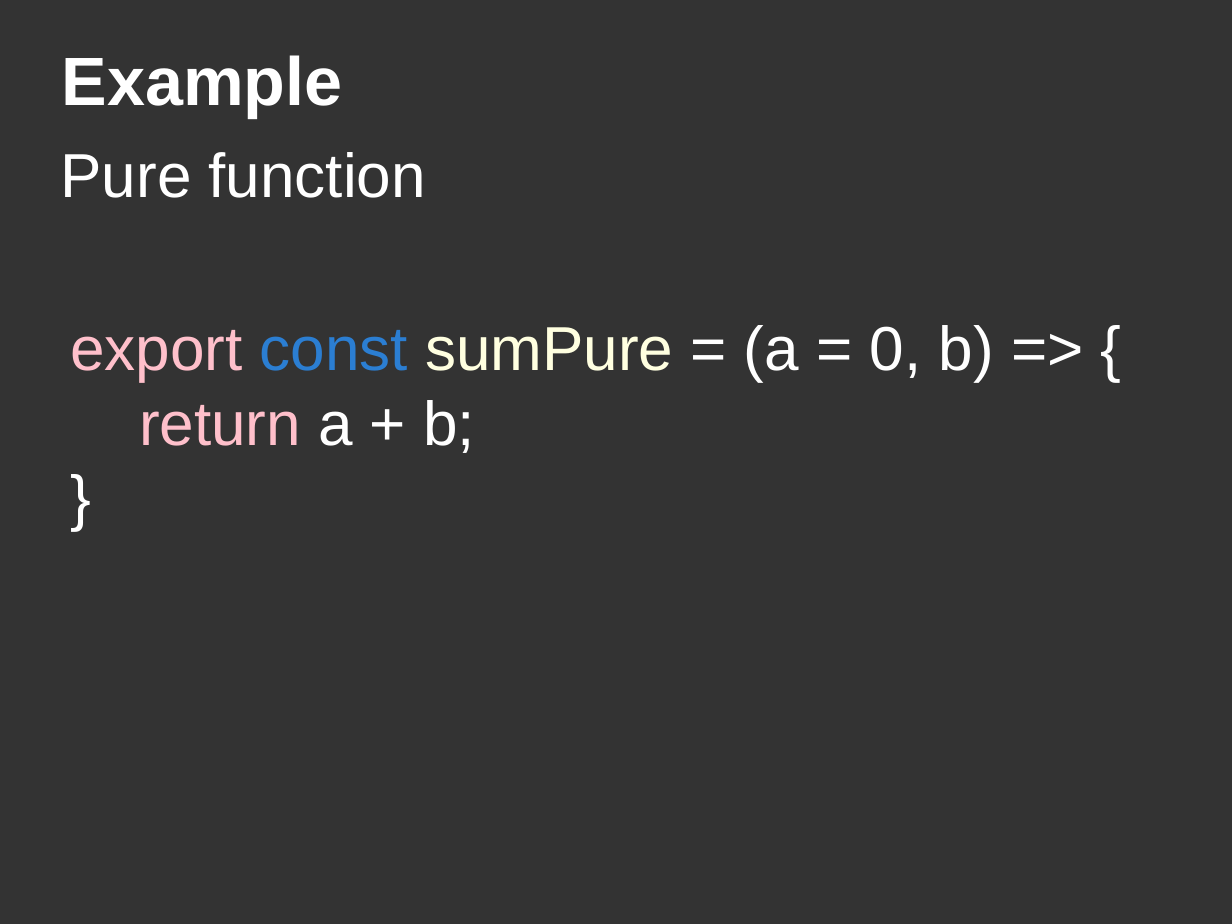
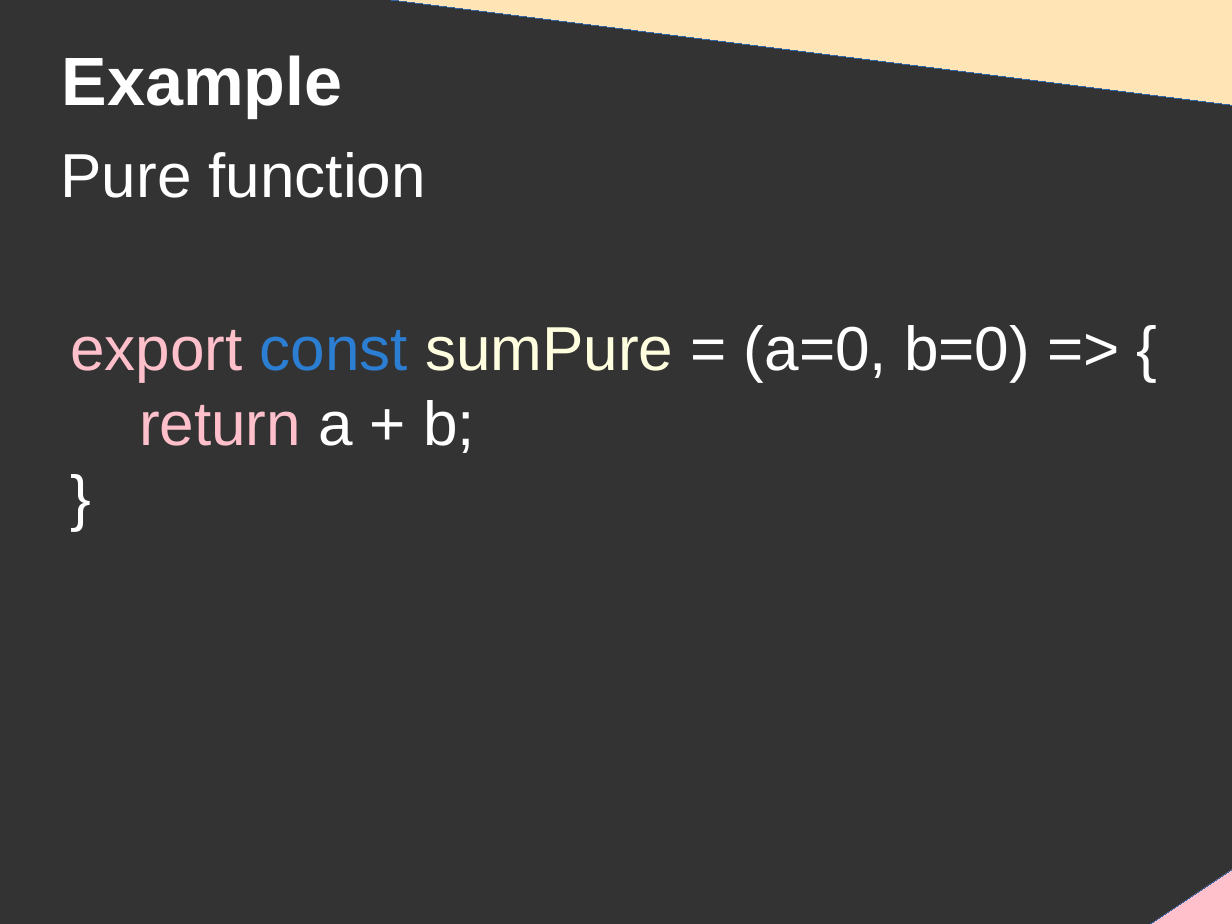
Before and after one commit to DanYellow/presentations, a slide deck: slide 14 of unit-tests/presentation.odp. Drawn at 1232x924 pixels with LibreOffice and Linux fonts; fonts in the diff are those of the drawing; background and template pictures are left out. Boxes give left, top, right and bottom in pixels: in the first picture for what was removed or moved away, otherwise in the second. Text is boxed around its words. In the diff, an @@ line names an element or a change of style, - is before the commit and + after.

```diff
--- a/unit-tests/presentation.odp
+++ b/unit-tests/presentation.odp
@@ right triangle added at (302, 0, 1232, 161), fill #FFE4B5, outline #3465A4 0 pt @@
@@ text at (70, 325, 1030, 381): text changed @@
-export const sumPure = (a = 0, b) => {
+export const sumPure = (a=0, b=0) => {
@@ right triangle added at (1062, 812, 1232, 924), fill #FFC0CB, outline #3465A4 0 pt @@
```
Also in this commit, not shown: 26 other slides changed, 1 slide added, 9 other files.
